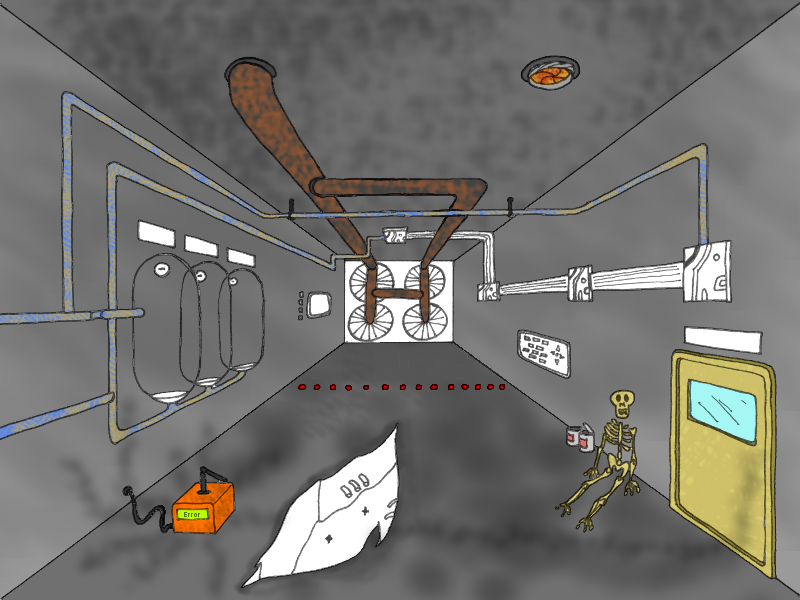
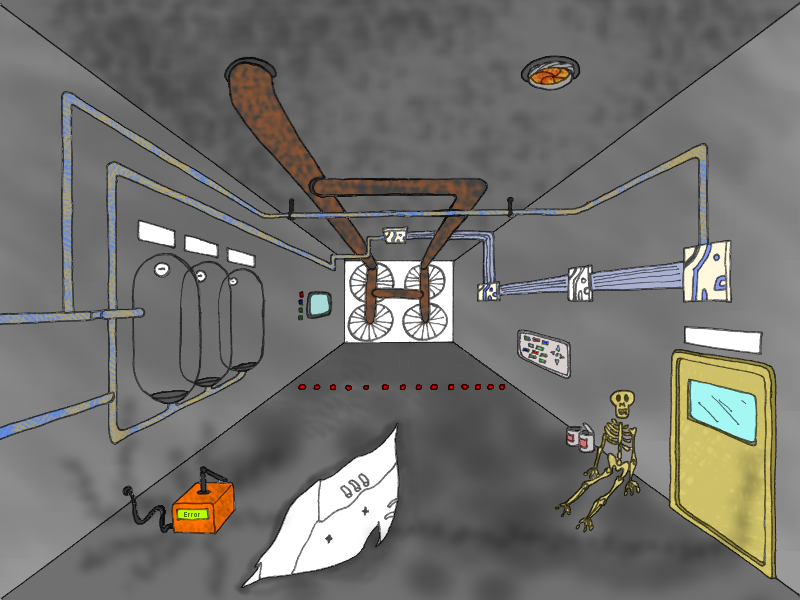
The second 800×600 image is a revision of the first. Changes to its layers:
painted on "cryo pipes" over [left=149, top=362, right=257, bottom=404]
added layer "monitor" (multiply) above "button pad" over [left=299, top=290, right=333, bottom=319]
added layer "button pad" (multiply) above "walls" over [left=519, top=333, right=568, bottom=375]
painted on "walls" over [left=133, top=220, right=264, bottom=395]
added layer "sc system" (multiply) above "Background" over [left=384, top=227, right=731, bottom=301]
